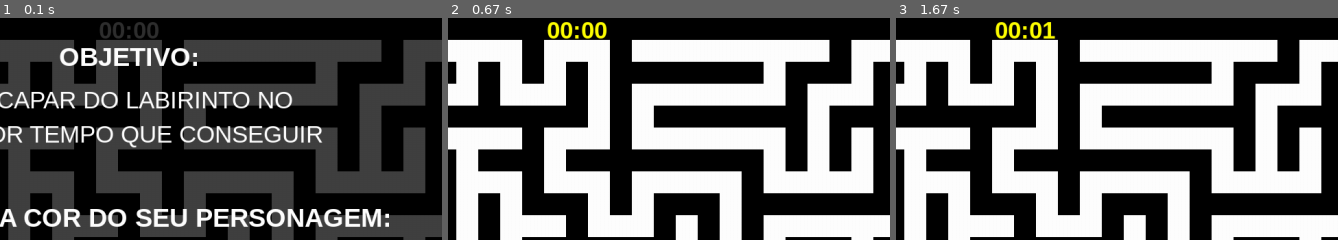
Above: before the commit, frames 1-3 (left to right).
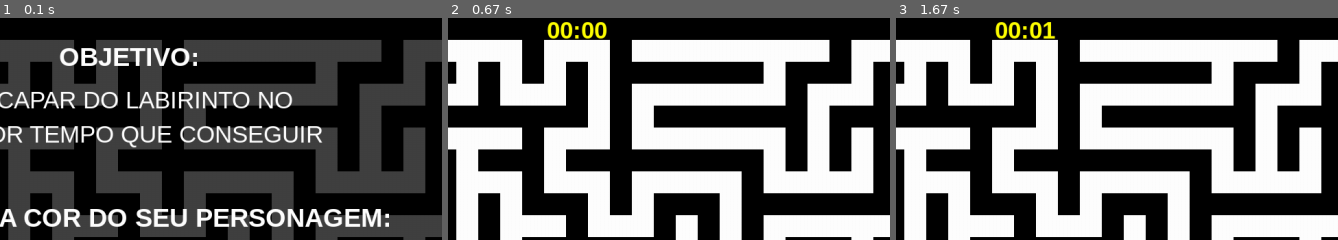
Above: after the commit, the same moments.

Repository: ricardoxali/Pygame
Game: pygame game, started from maze.py
Two runs of this game, one before a commit and one after it. Both use one fixed random seed, a clock stepped at 60 frames per second and the inputs below.
Inputs:
- Up to frame 1 (0.1 s): no input
- Up to frame 2 (0.67 s): tap Y at 0.33 s
- Up to frame 3 (1.67 s): tap S at 0.67 s; hold W 1.07-1.53 s; hold Right 1.07-1.53 s
The pictures show only the part of the screen within x 35-85%, y 0-50%; the shares and areas given below are measured in that part.

The runs differ from the first frame. In frame 1, 0.4% of the frame differs, in the area x 22-36%, y 1-10%; in frame 2, nothing differs; in frame 3, nothing differs.

Commit message:
incio da tela de vitoria e movimento continuo do personagem

Diff:
--- a/maze.py
+++ b/maze.py
@@ -105,18 +105,18 @@
 def mover_jogador():
     global player_x, player_y
     dx, dy = 0, 0
-    if teclas_pressionadas.get(pygame.K_w) or teclas_pressionadas.get(pygame.K_UP):
+    if teclas_pressionadas.get(pygame.K_w) or teclas_pressionadas.get(pygame.K_UP): # Cima
         dy = -1
-    if teclas_pressionadas.get(pygame.K_s) or teclas_pressionadas.get(pygame.K_DOWN):
+    if teclas_pressionadas.get(pygame.K_s) or teclas_pressionadas.get(pygame.K_DOWN): # Baixo
         dy = 1
-    if teclas_pressionadas.get(pygame.K_a) or teclas_pressionadas.get(pygame.K_LEFT):
+    if teclas_pressionadas.get(pygame.K_a) or teclas_pressionadas.get(pygame.K_LEFT): # Esquerda
         dx = -1
-    if teclas_pressionadas.get(pygame.K_d) or teclas_pressionadas.get(pygame.K_RIGHT):
+    if teclas_pressionadas.get(pygame.K_d) or teclas_pressionadas.get(pygame.K_RIGHT): # Direita
         dx = 1
     nx, ny = player_x + dx, player_y + dy
-    if maze[ny][nx] == 0 or maze[ny][nx] == 2:
+    if 0 < nx < maze_width and 0 < ny < maze_height - 1 and (maze[ny][nx] == 0 or maze[ny][nx] == 2):
         player_x, player_y = nx, ny
-        maze[ny][nx] = 2  # Marca o caminho percorrido
+        maze[ny][nx] = 2 # Marca o caminho percorrido
 
 def cor_escolhida(a):
   if a == 'r':
@@ -161,21 +161,13 @@
   screen.blit(cronometro, (x, -2))
 
 def verificar_vitoria():
-  if player_x == 41 and player_y == 20:
-    return True
-  else:
-    return False
-
-def tela_vitoria(v):
-  if v == False:
-    return None
-  if v == True:
-    # Fundo preto com transparência
+    return player_x == maze_width - 1 and player_y == maze_height - 2
+
+def tela_vitoria():
     fundo = pygame.Surface([screen_width, screen_height])
-    fundo.fill((0,0,0))
+    fundo.fill((0, 0, 0))
     fundo.set_alpha(190)
-    screen.blit(fundo, (0,0))
-
+    screen.blit(fundo, (0, 0))
 
 cell_size = 32
 maze_width = 41
@@ -205,7 +197,6 @@
 maze[maze_height - 2][maze_width - 1] = 0  # Substitui a parede pela saída
 maze[maze_height - 2][maze_width - 2] = 0  # Garante caminho antes da saída
 
-cor_jogador = 'grey'
 mostrar_abertura = True
 teclas_pressionadas = {
     pygame.K_w: False, pygame.K_UP: False,
@@ -226,15 +217,17 @@
 
   screen.fill('black')
   desenhar_maze(maze)
-  cronometro(start_time)
   if mostrar_abertura:
     tela_abertura()
     pygame.display.flip()
     cor_jogador, cor_pintura, contraste1, contraste2 = cor_escolhida(cor())
     mostrar_abertura = False
   pygame.draw.rect(screen, cor_jogador, (player_x * cell_size, player_y * cell_size, cell_size, cell_size))
+  cronometro(start_time)
   mover_jogador()
-
+  if verificar_vitoria():
+    tela_vitoria()
+    running = False
   pygame.display.flip()
   clock.tick(12)
 
--- a/teste.py
+++ b/teste.py
@@ -1,42 +1,234 @@
 import pygame
-
-# Inicializa o Pygame
+import random
+
 pygame.init()
 
-# Defina as configurações da tela
-screen = pygame.display.set_mode((800, 600))
-pygame.display.set_caption("Cronômetro no Pygame")
-
-# Definir cores
-WHITE = (255, 255, 255)
-BLACK = (0, 0, 0)
-
-# Fonte para exibir o tempo
-font = pygame.font.SysFont(None, 40)
-
-# Inicializar variáveis
-start_time = pygame.time.get_ticks()  # marca o tempo de início
+def gerar_maze(x, y):
+  maze[y][x] = 0 # Cria o caminho
+  random.shuffle(direcoes)
+  for dx, dy in direcoes: # dx e dy = deslocamento horizontal e vertical
+        nx = x + dx # Nova posição de x
+        ny = y + dy # Nova posição de y
+        if 0 < nx < maze_width - 1 and 0 < ny < maze_height - 1 and maze[ny][nx] == 1:
+            maze[ny - dy // 2][nx - dx // 2] = 0  # Remove a parede entre células
+            gerar_maze(nx, ny)
+
+def garantir_caminho_saida():
+  x, y = 1, 1
+  caminho = [(x, y)]
+  while (y, x) != (maze_height - 2, maze_width - 2):
+      random.shuffle(direcoes)
+      for dx, dy in direcoes:
+          nx, ny = x + dx, y + dy
+          if 1 <= nx < maze_width - 1 and 1 <= ny < maze_height - 1 and maze[ny][nx] == 0:
+              caminho.append((nx, ny))
+              x, y = nx, ny
+              break
+  for cx, cy in caminho:
+      maze[cy][cx] = 0  # Garante o caminho
+
+def desenhar_maze(m):
+  for y in range(maze_height):
+      for x in range(maze_width):
+          if maze[y][x] == 0:
+            cor = 'white'
+            maze[1][1] = 2
+          elif maze[y][x] == 2:
+            cor = cor_pintura
+          else:
+            cor = 'black'
+          pygame.draw.rect(screen, cor, (x * cell_size, y * cell_size, cell_size, cell_size))
+
+def tela_abertura():
+  # Fundo preto com transparência
+  fundo = pygame.Surface([screen_width, screen_height])
+  fundo.fill((0,0,0))
+  fundo.set_alpha(190)
+  screen.blit(fundo, (0,0))
+
+  # Texto
+  font_bold = pygame.font.SysFont('Arial', 38, bold = True)
+  objetivo = font_bold.render(f'OBJETIVO:', True, 'white')
+  x = (screen_width // 2) - objetivo.get_width() // 2
+  screen.blit(objetivo, (x, 35))
+
+  font = pygame.font.SysFont('Arial', 35)
+  explicacao = font.render(f'ESCAPAR DO LABIRINTO NO', True, 'white')
+  explicacao1 = font.render(f'MENOR TEMPO QUE CONSEGUIR', True, 'white')
+  x = (screen_width // 2) - explicacao.get_width() // 2
+  screen.blit(explicacao, (x, 100))
+  x = (screen_width // 2) - explicacao1.get_width() // 2
+  screen.blit(explicacao1, (x, 150))
+
+  escolha = font_bold.render(f'ESCOLHA A COR DO SEU PERSONAGEM:', True, 'white')
+  x = (screen_width // 2) - escolha.get_width() // 2
+  screen.blit(escolha, (x, 270))
+
+  # Cores
+  red = pygame.image.load('imagens\\red.png')
+  green = pygame.image.load('imagens\\green.png')
+  blue = pygame.image.load('imagens\\blue.png')
+  cyan = pygame.image.load('imagens\\cyan.png')
+  magenta = pygame.image.load('imagens\\magenta.png')
+  yellow = pygame.image.load('imagens\\yellow.png')
+
+  x = (screen_width // 2) - green.get_width() // 2
+  screen.blit(green, (x, 330))
+  screen.blit(magenta, (x, 500))
+  x /= 2
+  screen.blit(red, (x, 330))
+  screen.blit(cyan, (x, 500))
+  x += 2 * x
+  screen.blit(blue, (x, 330))
+  screen.blit(yellow, (x, 500))
+
+def cor():
+  while True:
+      for event in pygame.event.get():
+          if event.type == pygame.QUIT:
+              pygame.quit()
+              exit()
+          if event.type == pygame.KEYDOWN:
+              if event.key == pygame.K_r:
+                  return 'r'
+              if event.key == pygame.K_g:
+                  return 'g'
+              if event.key == pygame.K_b:
+                  return 'b'
+              if event.key == pygame.K_c:
+                  return 'c'
+              if event.key == pygame.K_m:
+                  return 'm'
+              if event.key == pygame.K_y:
+                  return 'y'
+
+def mover_jogador():
+    global player_x, player_y
+    dx, dy = 0, 0
+    if teclas_pressionadas.get(pygame.K_w) or teclas_pressionadas.get(pygame.K_UP): # Cima
+        dy = -1
+    if teclas_pressionadas.get(pygame.K_s) or teclas_pressionadas.get(pygame.K_DOWN): # Baixo
+        dy = 1
+    if teclas_pressionadas.get(pygame.K_a) or teclas_pressionadas.get(pygame.K_LEFT): # Esquerda
+        dx = -1
+    if teclas_pressionadas.get(pygame.K_d) or teclas_pressionadas.get(pygame.K_RIGHT): # Direita
+        dx = 1
+    nx, ny = player_x + dx, player_y + dy
+    if 0 < nx < maze_width and 0 < ny < maze_height - 1 and (maze[ny][nx] == 0 or maze[ny][nx] == 2):
+        player_x, player_y = nx, ny
+        maze[ny][nx] = 2 # Marca o caminho percorrido
+
+def cor_escolhida(a):
+  if a == 'r':
+    cor = (255, 0, 0) # Vermelho
+    light_cor = (255, 125, 125) # Vermelho claro
+    triadico1 = (0, 255, 0) # Verde
+    triadico2 = (0, 0, 255) # Azul
+  if a == 'g':
+    cor = (0, 255, 0) # Verde
+    light_cor = (125, 255, 125) # Verde claro
+    triadico1 = (255, 0, 0) # Vermelho
+    triadico2 = (0, 0, 255) # Azul
+  if a == 'b':
+    cor = (0, 0, 255) # Azul
+    light_cor = (125, 125, 255) # Azul claro
+    triadico1 = (255, 0 ,0) # Vermelho
+    triadico2 = (0, 255, 0) # Verde
+  if a == 'c':
+    cor = (0, 255, 255) # Ciano
+    light_cor = (200, 255, 225) # Ciano claro
+    triadico1 = (255, 0, 255) # Magenta
+    triadico2 = (255, 255, 0) # Amarelo
+  if a == 'm':
+    cor = (255, 0, 255) # Magenta
+    light_cor = (255, 200, 255) # Magenta claro
+    triadico1 = (0, 255, 255) # Ciano
+    triadico2 = (255, 255, 0) # Amarelo
+  if a == 'y':
+    cor = (255, 255, 0) # Amarelo
+    light_cor = (255, 255, 200) # Amarelo claro
+    triadico1 = (0, 255, 255) # Ciano
+    triadico2 = (255, 0, 255) # Magenta
+  return cor, light_cor, triadico1, triadico2
+
+def cronometro(t):
+  tempo_total = pygame.time.get_ticks() - t # Milissegundos
+  minutos = (tempo_total // 1000) // 60
+  segundos = (tempo_total // 1000) % 60
+  font = pygame.font.SysFont('Arial', 35, bold=True)
+  cronometro = font.render(f'{minutos:02}:{segundos:02}', True, cor_jogador)
+  x = (screen_width // 2) - cronometro.get_width() // 2
+  screen.blit(cronometro, (x, -2))
+
+def verificar_vitoria():
+    return player_x == maze_width - 1 and player_y == maze_height - 2
+
+def tela_vitoria():
+    fundo = pygame.Surface([screen_width, screen_height])
+    fundo.fill((0, 0, 0))
+    fundo.set_alpha(190)
+    screen.blit(fundo, (0, 0))
+
+cell_size = 32
+maze_width = 41
+maze_height = 21
+screen_width = maze_width * cell_size
+screen_height = maze_height * cell_size
+
+start_time = pygame.time.get_ticks()
+clock = pygame.time.Clock()
+screen = pygame.display.set_mode((screen_width, screen_height))
+pygame.display.set_caption('Labirinto')
+
+player_x, player_y = 1, 1  # Posição inicial do jogado
+
+maze = [[1 for _ in range(maze_width)] for _ in range(maze_height)] # 1 = parede; 0 = caminho; 2 = caminho pintado
+direcoes = [
+  (0, -2), # Cima
+  (0, 2), # Baixo
+  (-2, 0), # Esquerda
+  (2, 0) # Direira
+]
+
+gerar_maze(1, 1) # Define o primeiro caminho (a entrada) na célula 1,1
+garantir_caminho_saida()
+
+# Saída fixa
+maze[maze_height - 2][maze_width - 1] = 0  # Substitui a parede pela saída
+maze[maze_height - 2][maze_width - 2] = 0  # Garante caminho antes da saída
+
+mostrar_abertura = True
+teclas_pressionadas = {
+    pygame.K_w: False, pygame.K_UP: False,
+    pygame.K_s: False, pygame.K_DOWN: False,
+    pygame.K_a: False, pygame.K_LEFT: False,
+    pygame.K_d: False, pygame.K_RIGHT: False,
+}
+
 running = True
-
-# Loop principal
 while running:
-    screen.fill(BLACK)
-
-    # Calcular o tempo decorrido
-    elapsed_time = pygame.time.get_ticks() - start_time
-    seconds = elapsed_time // 1000  # Converte milissegundos para segundos
-    milliseconds = elapsed_time % 1000  # O restante em milissegundos
-
-    # Exibir o cronômetro na tela
-    timer_text = font.render(f"{seconds:02}:{milliseconds // 10:02}", True, WHITE)
-    screen.blit(timer_text, (350, 250))
-
-    # Processar eventos
-    for event in pygame.event.get():
-        if event.type == pygame.QUIT:
-            running = False
-
-    pygame.display.update()
-
-# Finaliza o Pygame
+  for event in pygame.event.get():
+    if event.type == pygame.QUIT: # Sair do jogo
+      running = False
+    if event.type == pygame.KEYDOWN: # Mover o jogador
+        teclas_pressionadas[event.key] = True
+    if event.type == pygame.KEYUP: # Parar de mover o jogador
+        teclas_pressionadas[event.key] = False
+
+  screen.fill('black')
+  desenhar_maze(maze)
+  if mostrar_abertura:
+    tela_abertura()
+    pygame.display.flip()
+    cor_jogador, cor_pintura, contraste1, contraste2 = cor_escolhida(cor())
+    mostrar_abertura = False
+  pygame.draw.rect(screen, cor_jogador, (player_x * cell_size, player_y * cell_size, cell_size, cell_size))
+  cronometro(start_time)
+  mover_jogador()
+  if verificar_vitoria():
+    tela_vitoria()
+    verificar_vitoria = False
+  pygame.display.flip()
+  clock.tick(12)
+
 pygame.quit()
